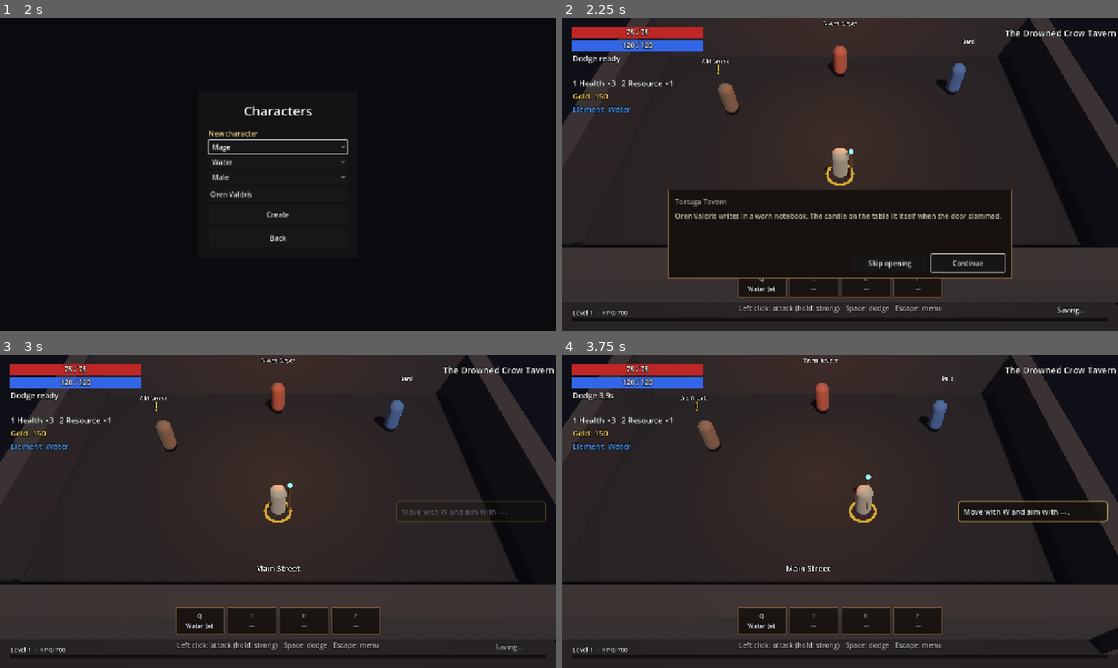
Above: before the commit, frames 1-4 (two rows, left to right).
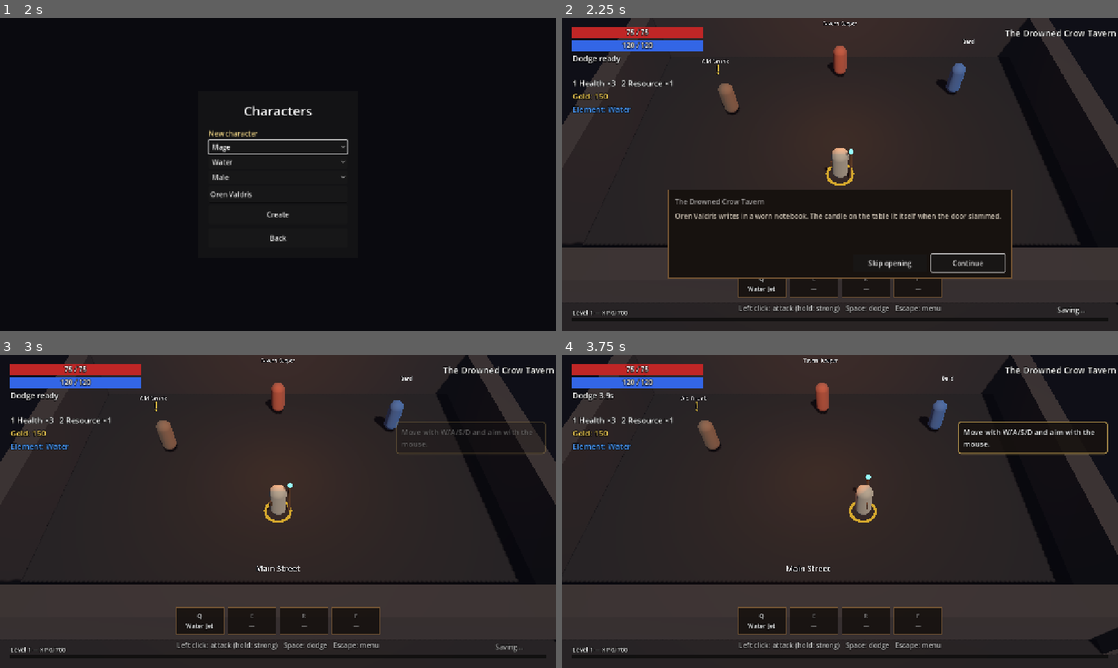
Above: after the commit, the same moments.

Repository: binascohub/southern-mercenaries
Game: Godot game, scene res://game/main/main.tscn
Same seed, same stepped clock (60 frames per second), same inputs: the game is played once before the commit and once after it.
Inputs (mouse positions are in pixels of both pictures, inside the frame that each line leads up to):
- Up to frame 1 (2 s): click "English" at 0.5 s; click "New campaign" at 1.25 s
- Up to frame 2 (2.25 s): click "Create" at 2 s
- Up to frame 3 (3 s): click "Skip opening" at 2.75 s
- Up to frame 4 (3.75 s): tap Enter at 3.5 s; move the mouse to (962, 495) at 3.52 s; hold D (move_right) from 3.53 s (still down); hold Right mouse button (interact) from 3.53 s (still down); tap Space (evade) at 3.6 s; click (962, 495) at 3.67 s

Frame 1 is identical in both runs. In frame 2, 0.1% of the frame differs, in the area x 21-37%, y 57-61%; in frame 3, 0.4%; in frame 4, 1.7%, in the area x 71-99%, y 21-54%.

Commit message:
Opening title uses the Tavern's name; tip balloon above dialogues; clearer move tip
Co-Authored-By: Claude Opus 5.5 <noreply@anthropic.com>
Claude-Session: https://claude.ai/code/session_01MWiCKsBtrMFkhtUwdNioUQ

Diff:
--- a/data/tips.json
+++ b/data/tips.json
@@ -1,8 +1,8 @@
 {
-  "_comment": "Dicas do tutorial (14-tutorial.md, seção 4).  …(210 unchanged characters)… on2}), com o ícone do dispositivo em uso. 'class': só para essa classe. Os eventos vêm de TipWatcher (game/ui/tip_watcher.gd).",
+  "_comment": "Dicas do tutorial (14-tutorial.md, seção 4).  …(210 unchanged characters)… on2}), com o ícone do dispositivo em uso; com 'join', todos juntos em {button} (W/A/S/D). 'key_pad': outro texto quando o jogador usa controle. 'class': só para essa classe. Os eventos vêm de TipWatcher (game/ui/tip_watcher.gd).",
   "duration": 7.0,
   "tips": {
-    "tip_move": {"key": "TIP_MOVE", "event": "start", "priority": 100, "actions": ["move_up", "aim_up"]},
+    "tip_move": {"key": "TIP_MOVE", "key_pad": "TIP_MOVE_PAD", "event": "start", "priority": 100, "actions": ["move_up", "move_left", "move_down", "move_right"], "join": true},
     "tip_interact": {"key": "TIP_INTERACT", "event": "interact_near", "priority": 90, "actions": ["interact"]},
     "tip_attack": {"key": "TIP_ATTACK", "event": "enemy_near", "priority": 95, "actions": ["attack"]},
     "tip_charged": {"key": "TIP_CHARGED", "event": "basic_attacks", "priority": 70, "actions": ["attack"]},
--- a/game/autoload/tip_manager.gd
+++ b/game/autoload/tip_manager.gd
@@ -65,10 +65,16 @@
 	var tip: Dictionary = GameData.tips.tips.get(id, {})
 	if tip.is_empty():
 		return ""
+	if InputDevice.using_gamepad and tip.has("key_pad"):
+		return tr(tip.key_pad)
 	var args := {}
 	var actions: Array = tip.get("actions", [])
-	for i in actions.size():
-		args["button" if i == 0 else "button%d" % (i + 1)] = InputDevice.prompt(StringName(actions[i]))
+	if tip.get("join", false):
+		args.button = "/".join(PackedStringArray(actions.map(func(a: String) -> String:
+			return InputDevice.prompt(StringName(a)))))
+	else:
+		for i in actions.size():
+			args["button" if i == 0 else "button%d" % (i + 1)] = InputDevice.prompt(StringName(actions[i]))
 	return tr(tip.key).format(args)
 
 
--- a/game/ui/hud.gd
+++ b/game/ui/hud.gd
@@ -432,6 +432,8 @@
 	_tip.grow_horizontal = Control.GROW_DIRECTION_BEGIN
 	_tip.grow_vertical = Control.GROW_DIRECTION_BOTH
 	_tip.offset_right = -24
+	_tip.offset_top = -170
+	_tip.offset_bottom = -170
 	_tip.mouse_filter = Control.MOUSE_FILTER_IGNORE
 	var tip_style := StyleBoxFlat.new()
 	tip_style.bg_color = Color(0.09, 0.07, 0.06, 0.88)
--- a/game/ui/opening_menu.gd
+++ b/game/ui/opening_menu.gd
@@ -94,7 +94,7 @@
 	box.add_theme_constant_override("separation", 10)
 	_panel.add_child(box)
 	var title := Label.new()
-	title.text = "OPENING_TITLE"
+	title.text = GameData.arenas.get("tavern", {}).get("name_key", "")
 	title.add_theme_font_size_override("font_size", 16)
 	title.modulate = Color(1, 1, 1, 0.6)
 	box.add_child(title)
Not shown, changed: locale/en.po
Not shown, changed: locale/es.po
Not shown, changed: locale/messages.pot
Not shown, changed: locale/pt_BR.po
